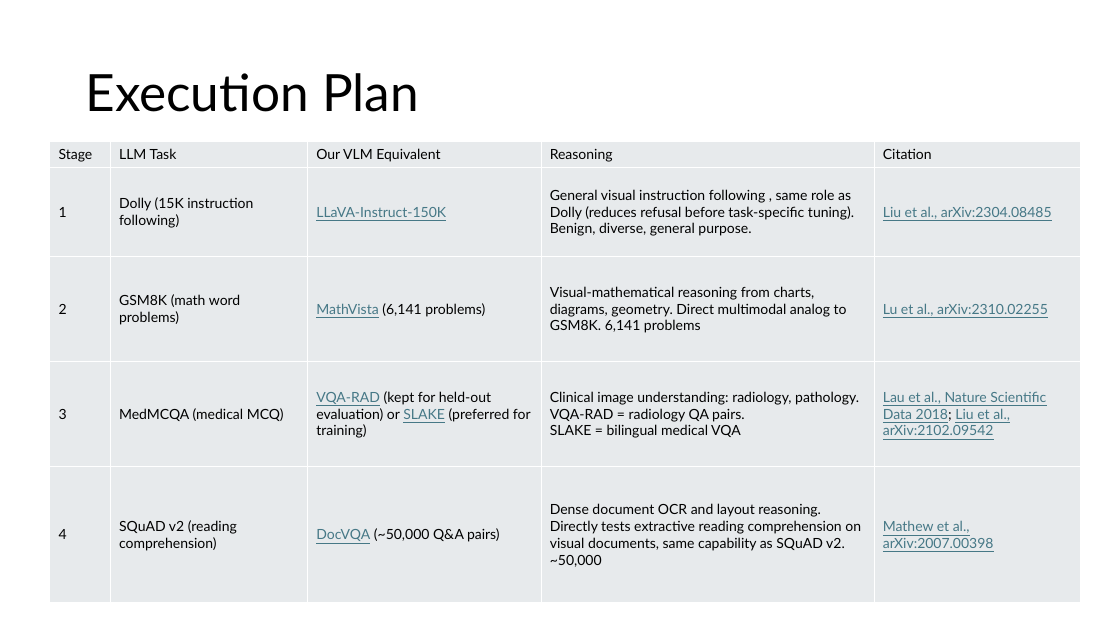
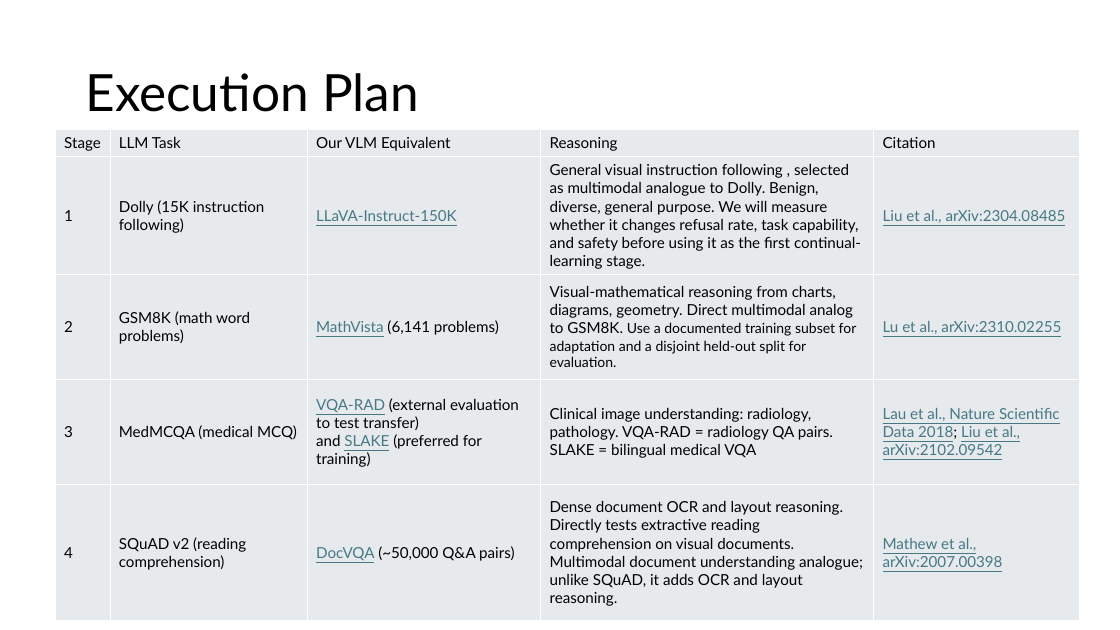
Before and after one commit to dev4-gpt/blissful-bose, a slide deck: slide 18 of Presentation1.pptx (slide 15 before the commit). Drawn at 1120x630 pixels with LibreOffice and Linux fonts; fonts in the diff are those of the drawing. Boxes give left, top, right and bottom in pixels: in the first picture for what was removed or moved away, otherwise in the second. Text is boxed around its words. In the diff, an @@ line names an element or a change of style, - is before the commit and + after.

```diff
--- a/Presentation1.pptx
+++ b/Presentation1.pptx
@@ table at (55, 129, 1081, 621) @@
-row 2, column 4: General visual instruction following , same role as Dolly (reduces refusal before task-specific tuning). Benign, diverse, general purpose.
+row 2, column 4: General visual instruction following , selected as multimodal analogue to Dolly. Benign, diverse, general purpose. We will measure whether it changes refusal rate, task capability, and safety before using it as the first continual-learning stage.
-row 3, column 4: Visual-mathematical reasoning from charts, diagrams, geometry. Direct multimodal analog to GSM8K. 6,141 problems
+row 3, column 4: Visual-mathematical reasoning from charts, diagrams, geometry. Direct multimodal analog to GSM8K. Use a documented training subset for adaptation and a disjoint held-out split for evaluation.
-row 4, column 3: VQA-RAD (kept for held-out evaluation) or SLAKE (preferred for training)
+row 4, column 3: VQA-RAD (external evaluation to test transfer) and SLAKE (preferred for training)
-row 5, column 4: Dense document OCR and layout reasoning. Directly tests extractive reading comprehension on visual documents, same capability as SQuAD v2. ~50,000
+row 5, column 4: Dense document OCR and layout reasoning. Directly tests extractive reading comprehension on visual documents. Multimodal document understanding analogue; unlike SQuAD, it adds OCR and layout reasoning.
@@ size 12 to 13 pt in "Stage", "LLM Task", "Our VLM Equivalent", "Reasoning" and 17 more places @@
@@ table: place and size @@
-table at (50, 142, 1081, 603)
+table at (55, 129, 1081, 621)
```
Also in this commit, not shown: 14 other slides changed, 7 slides added, 1 slide removed, 4 other files.
